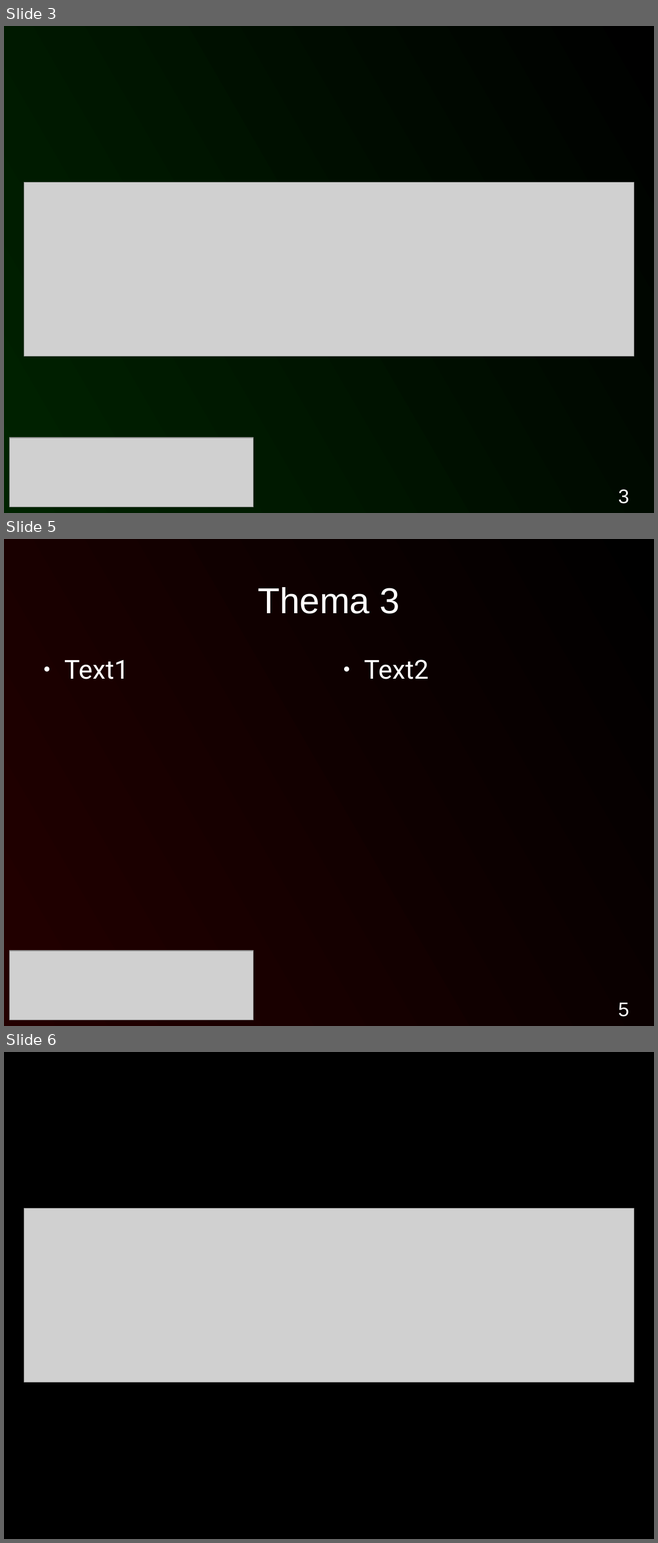
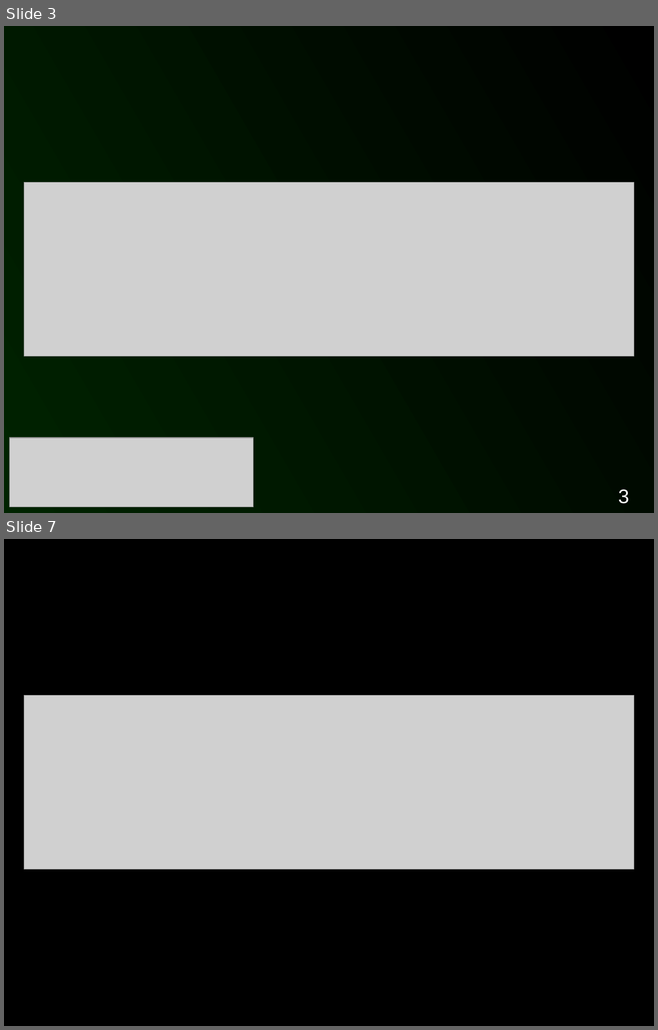
Before and after one commit to Istador/Death-Star-PD, a slide deck: Dokumentation/Abschlusspraesentation/Abschlusspraesentation.odp. Shown one above the other, each under a label of ours: slides 3, 5 and 6 before the commit, slides 3 and 7 after it; the slides between them are not shown. The pictures are 658x1543 and 658x1030 pixels, drawn with LibreOffice and Linux fonts; fonts in the diff are those of the drawing; grey boxes stand for pictures. Boxes give left, top, right and bottom in pixels: in the first picture for what was removed or moved away, otherwise in the second. Text is boxed around its words. In the diff, an @@ line names an element or a change of style, - is before the commit and + after.

```diff
--- a/Dokumentation/Abschlusspraesentation/Abschlusspraesentation.odp
+++ b/Dokumentation/Abschlusspraesentation/Abschlusspraesentation.odp
@@ slide 5 removed at box(4, 539, 654, 1026), background gradient #000000 to #230000 @@
@@ title removed at box(257, 587, 400, 614) @@
-Thema 3
@@ text removed at box(64, 660, 129, 679) @@
-● Text1
@@ text removed at box(364, 660, 428, 679) @@
-● Text2
@@ picture removed at box(10, 951, 253, 1020) @@
@@ page number removed at box(618, 1002, 629, 1017) @@
-5
@@ what was slide 6 is now slide 7 @@
```
Also in this commit, not shown: 1 slide changed, 3 slides added, 1 other slide removed, 1 other file.
